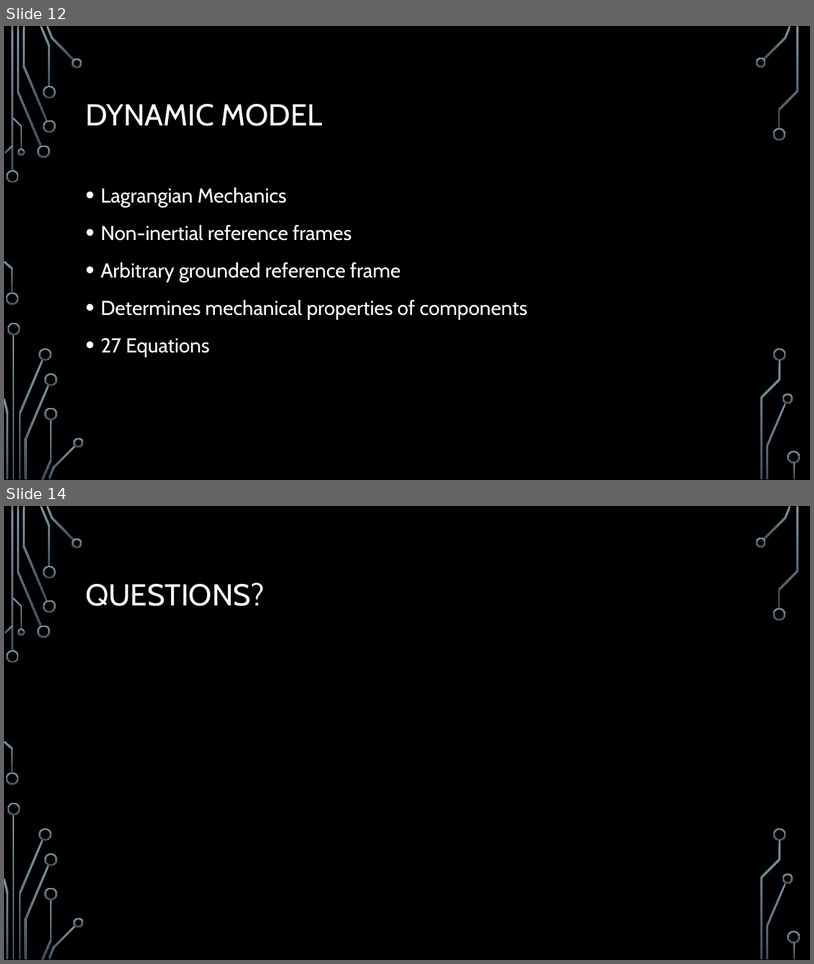
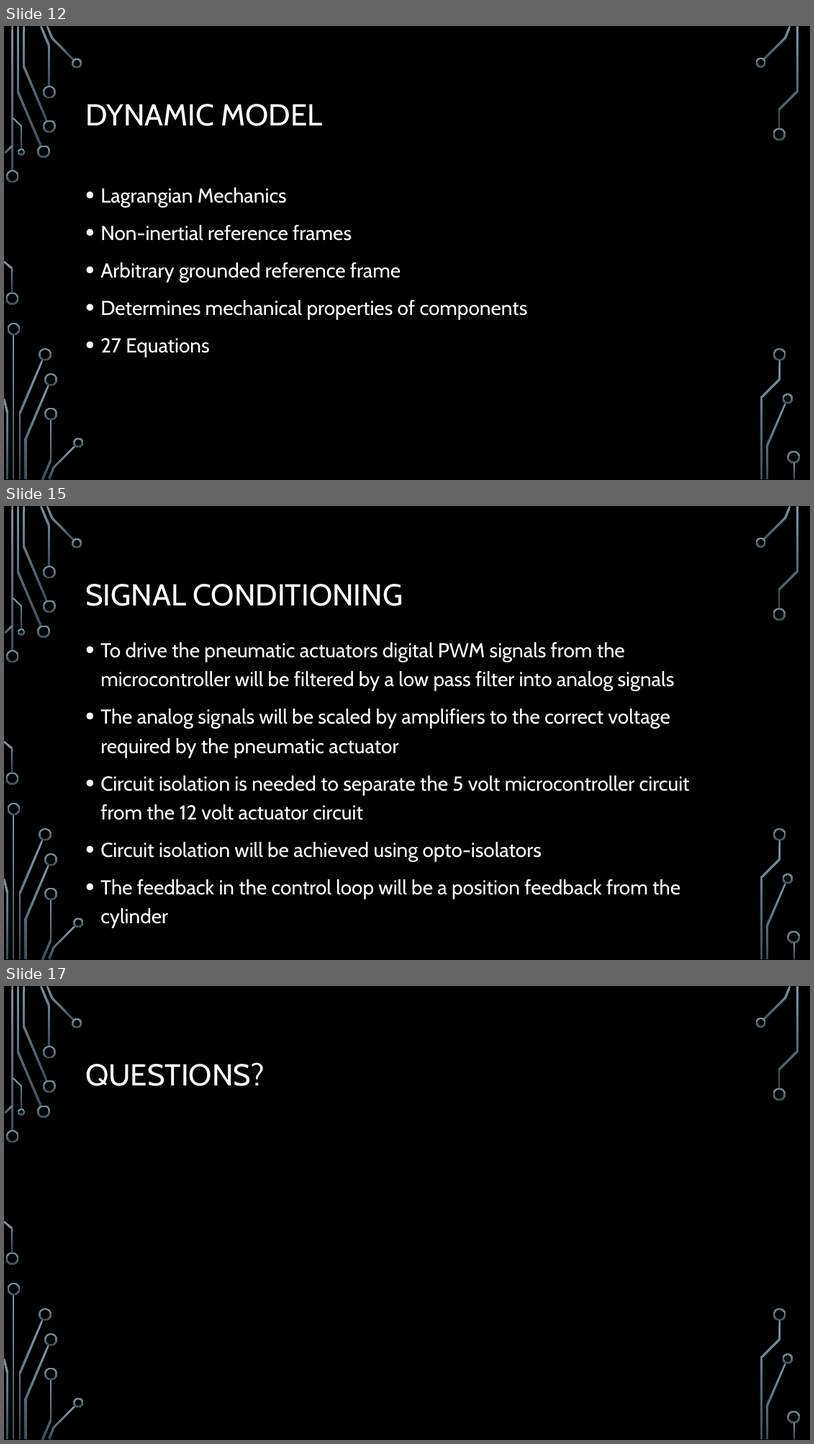
Before and after one commit to Logiant/AgileRoboticControls, a slide deck: Design Powerpoint.pptx. Shown one above the other, each under a label of ours: slides 12 and 14 before the commit, slides 12, 15 and 17 after it; the slides between them are not shown. The pictures are 814x964 and 814x1444 pixels, drawn with LibreOffice and Linux fonts; fonts in the diff are those of the drawing; background and template pictures are left out. Boxes give left, top, right and bottom in pixels: in the first picture for what was removed or moved away, otherwise in the second. Text is boxed around its words. In the diff, an @@ line names an element or a change of style, - is before the commit and + after.

Commit message:
Powerpoint, TODO List, Memo4
Powerpoint controls and software slides added

TODO list (color updated)

Memo 4 Goals removed since they have not been decided.

```diff
--- a/Design Powerpoint.pptx
+++ b/Design Powerpoint.pptx
@@ slide 15 added at [4, 506, 810, 960], background picture (left out); not listed: 36 template elements that a slide beside it also shows @@
@@ title added at [85, 584, 404, 606], 36 pt, text #FFFFFF @@
+SIGNAL CONDITIONING
@@ text added at [100, 642, 690, 928], 24 pt, text #FFFFFF @@
+• To drive the pneumatic actuators digital PWM signals from the microcontroller will be filtered by a low pass filter into analog signals
+• The analog signals will be scaled by amplifiers to the correct voltage required by the pneumatic actuator
+• Circuit isolation is needed to separate the 5 volt microcontroller circuit from the 12 volt actuator circuit
+• Circuit isolation will be achieved using opto-isolators
+• The feedback in the control loop will be a position feedback from the cylinder
@@ what was slide 14 is now slide 17 @@
```
Also in this commit, not shown: 3 other slides added, 1 slide removed, 2 other files.
